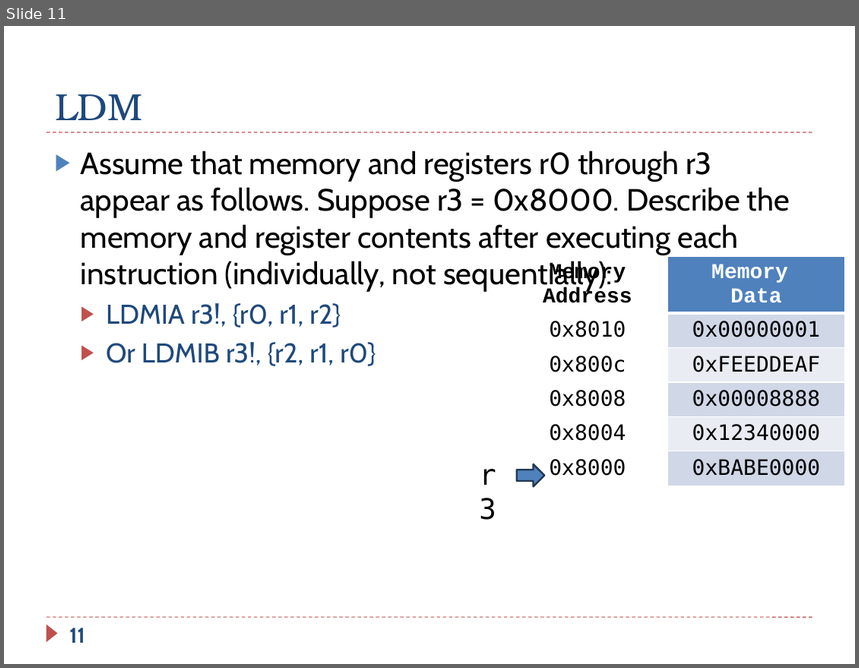
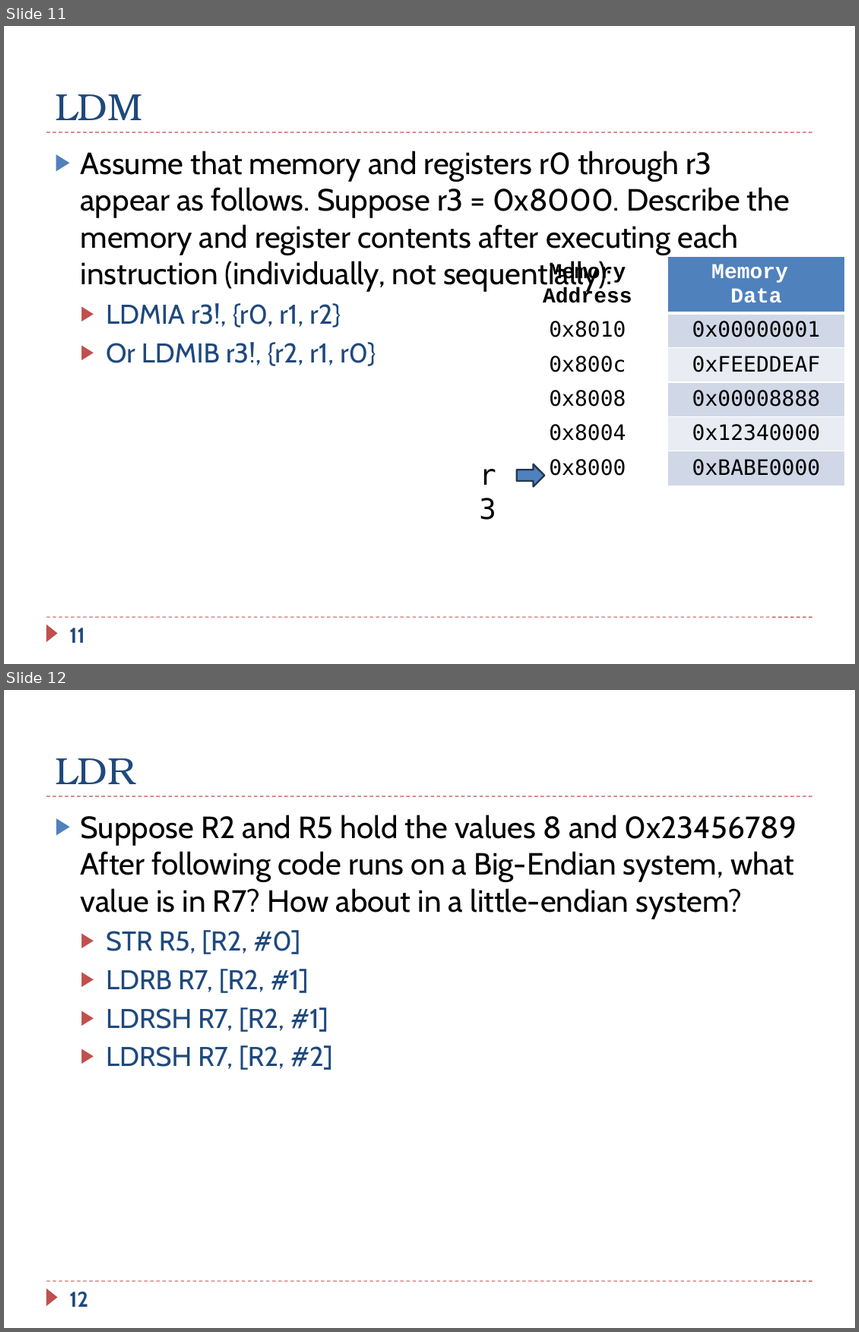
Before and after one commit to guhofstra/CSC111Fa25, a slide deck: PPTs/Ch5_ARM_Load_Store_Exercises.pptx. Shown one above the other, each under a label of ours: slide 11 before the commit, slides 11 and 12 after it. The pictures are 859x668 and 859x1332 pixels, drawn with LibreOffice and Linux fonts; fonts in the diff are those of the drawing. Boxes give left, top, right and bottom in pixels: in the first picture for what was removed or moved away, otherwise in the second. Text is boxed around its words. In the diff, an @@ line names an element or a change of style, - is before the commit and + after.

```diff
--- a/PPTs/Ch5_ARM_Load_Store_Exercises.pptx
+++ b/PPTs/Ch5_ARM_Load_Store_Exercises.pptx
@@ slide 12 added at [4, 690, 855, 1328], background #FFFFFF; not listed: 3 template elements that a slide beside it also shows @@
@@ title added at [55, 758, 135, 784], 32 pt, text #1F497D @@
+LDR
@@ text added at [81, 815, 797, 1070], 26 pt, text #000000 @@
+▶ Suppose R2 and R5 hold the values 8 and 0x23456789 After following code runs on a Big-Endian system, what value is in R7? How about in a little-endian system?
+  ▶ STR R5, [R2, #0]
+  ▶ LDRB R7, [R2, #1]
+  ▶ LDRSH R7, [R2, #1]
+  ▶ LDRSH R7, [R2, #2]
@@ page number added at [69, 1292, 88, 1307], 18 pt, text #1F497D @@
+12
```
Also in this commit, not shown: 3 other files.
